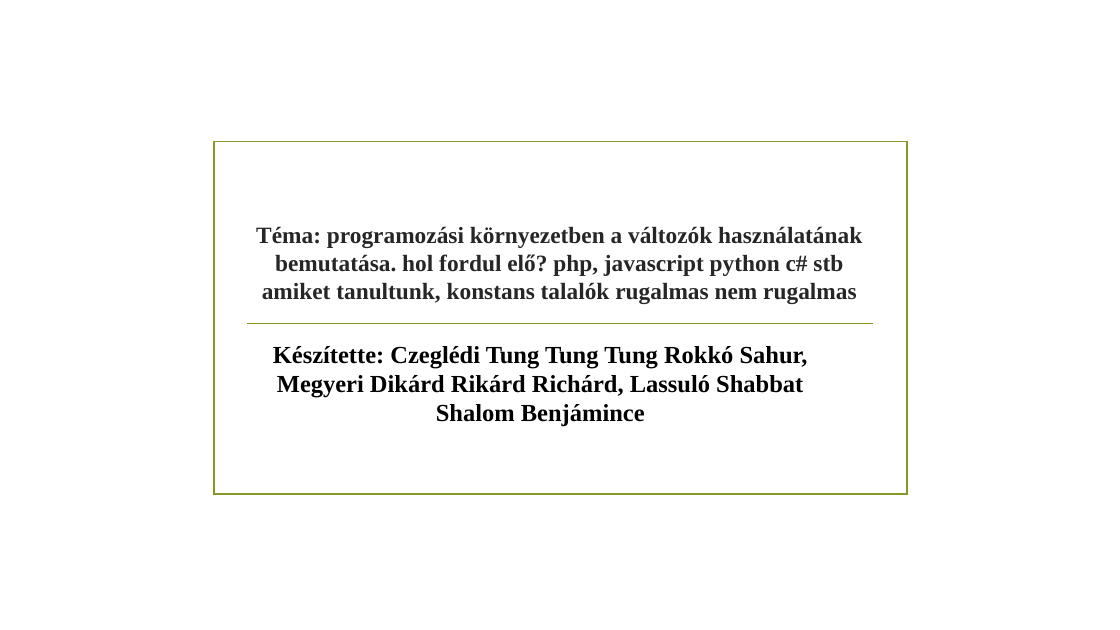
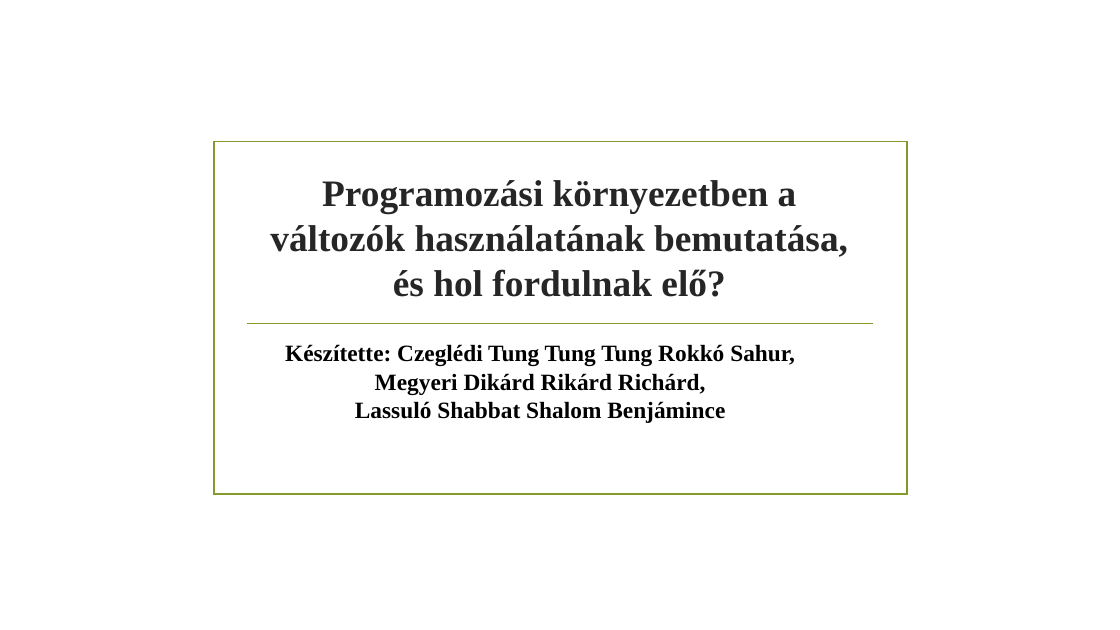
Before and after one commit to Nyulporkolt/RRB.Trump-Epstein_playground_Nagyteteny, a slide deck: slide 1 of RRB_Trump_Epstein_playground_Nagyteteny_ppt2 (1).pptx. Drawn at 1120x630 pixels with LibreOffice and Linux fonts; fonts in the diff are those of the drawing; background and template pictures are left out. Boxes give left, top, right and bottom in pixels: in the first picture for what was removed or moved away, otherwise in the second. Text is boxed around its words. In the diff, an @@ line names an element or a change of style, - is before the commit and + after.

```diff
--- a/RRB_Trump_Epstein_playground_Nagyteteny_ppt2 (1).pptx
+++ b/RRB_Trump_Epstein_playground_Nagyteteny_ppt2 (1).pptx
@@ title at (x1=270, y1=180, x2=848, y2=297): text changed; size 20 to 32 pt @@
-Téma: programozási környezetben a változók használatának bemutatása. hol fordul elő? php, javascript python c# stb amiket tanultunk, konstans talalók rugalmas nem rugalmas
+Programozási környezetben a változók használatának bemutatása, és hol fordulnak elő?
@@ subtitle "Készítette: Czeglédi Tung Tung Tung ..." at (x1=285, y1=344, x2=795, y2=423): size 21 to 20 pt @@
```
Also in this commit, not shown: 1 other slide changed.
